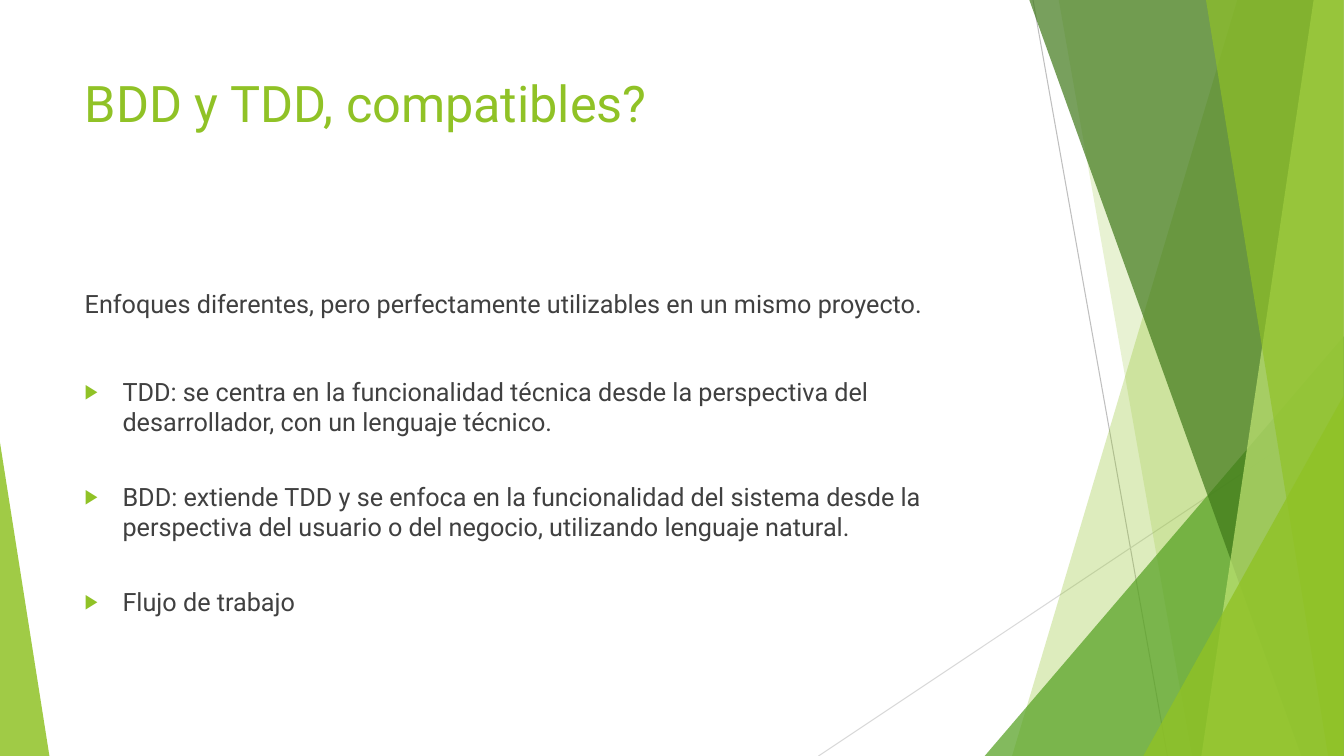
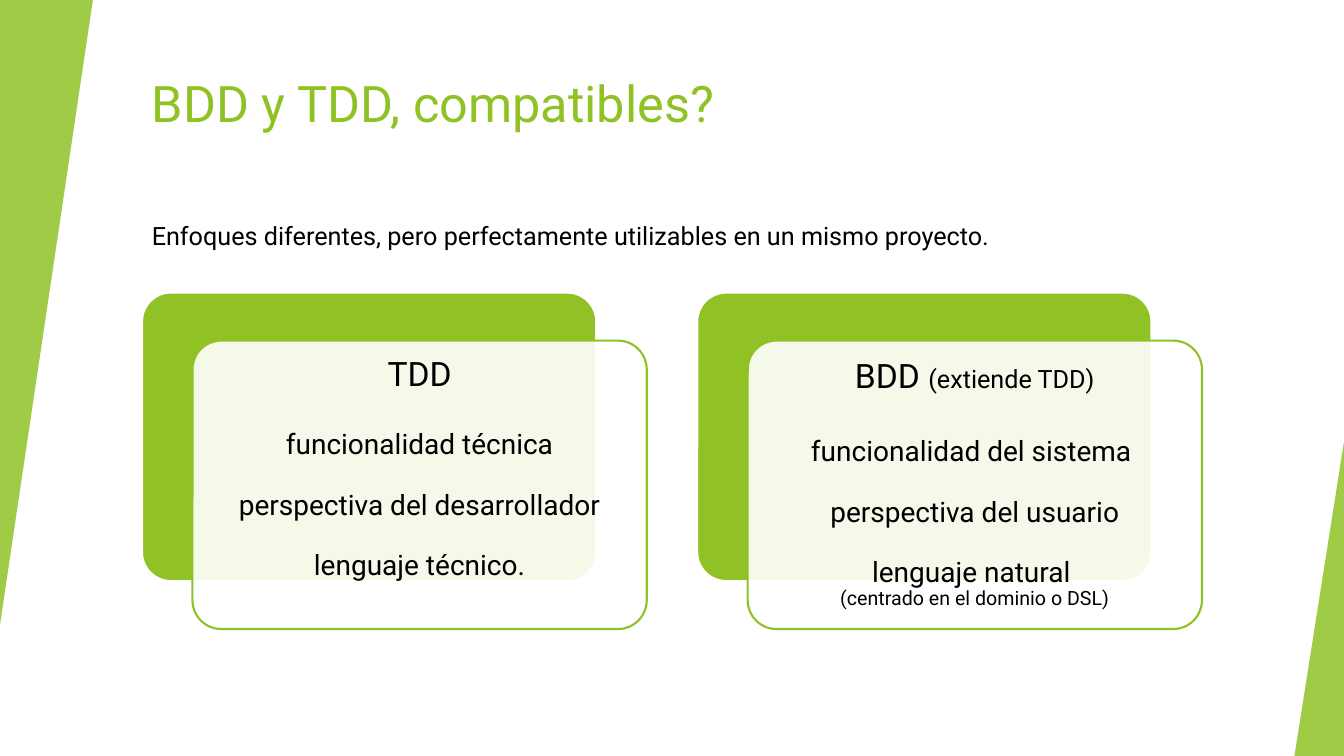
Before and after one commit to The-Fellowship-of-Code/bdd-with-cucumber, a slide deck: slide 4 of slides.pptx. Drawn at 1344x756 pixels with LibreOffice and Linux fonts; fonts in the diff are those of the drawing. Boxes give left, top, right and bottom in pixels: in the first picture for what was removed or moved away, otherwise in the second. Text is boxed around its words. In the diff, an @@ line names an element or a change of style, - is before the commit and + after.

```diff
--- a/slides.pptx
+++ b/slides.pptx
@@ rectangle added at (x1=0, y1=0, x2=1344, y2=756), fill #FFFFFF @@
@@ triangle added at (x1=0, y1=0, x2=93, y2=625), fill #90C226 at 85% opacity @@
@@ title "BDD y TDD, compatibles?" moved from (x1=85, y1=84, x2=647, y2=133) to (x1=152, y1=84, x2=714, y2=133) @@
@@ text added at (x1=152, y1=226, x2=989, y2=251), 18 pt, text #000000 @@
+Enfoques diferentes, pero perfectamente utilizables en un mismo proyecto.
@@ text removed at (x1=85, y1=294, x2=922, y2=617) @@
-Enfoques diferentes, pero perfectamente utilizables en un mismo proyecto.
-▶ TDD: se centra en la funcionalidad técnica desde la perspectiva del desarrollador, con un lenguaje técnico.
-▶ BDD: extiende TDD y se enfoca en la funcionalidad del sistema desde la perspectiva del usuario o del negocio, utilizando lenguaje natural.
-▶ Flujo de trabajo
@@ group added at (x1=142, y1=292, x2=1203, y2=629): 4 rounded rectangles, 2 texts @@
+TDD
+funcionalidad técnica
+perspectiva del desarrollador
+lenguaje técnico.
+BDD (extiende TDD)
+funcionalidad del sistema
+perspectiva del usuario
+lenguaje natural
+(centrado en el dominio o DSL)
@@ triangle added at (x1=1295, y1=443, x2=1344, y2=756), fill #90C226 at 85% opacity @@
```
Also in this commit, not shown: 9 other slides changed, 2 slides added, 2 slides removed.
